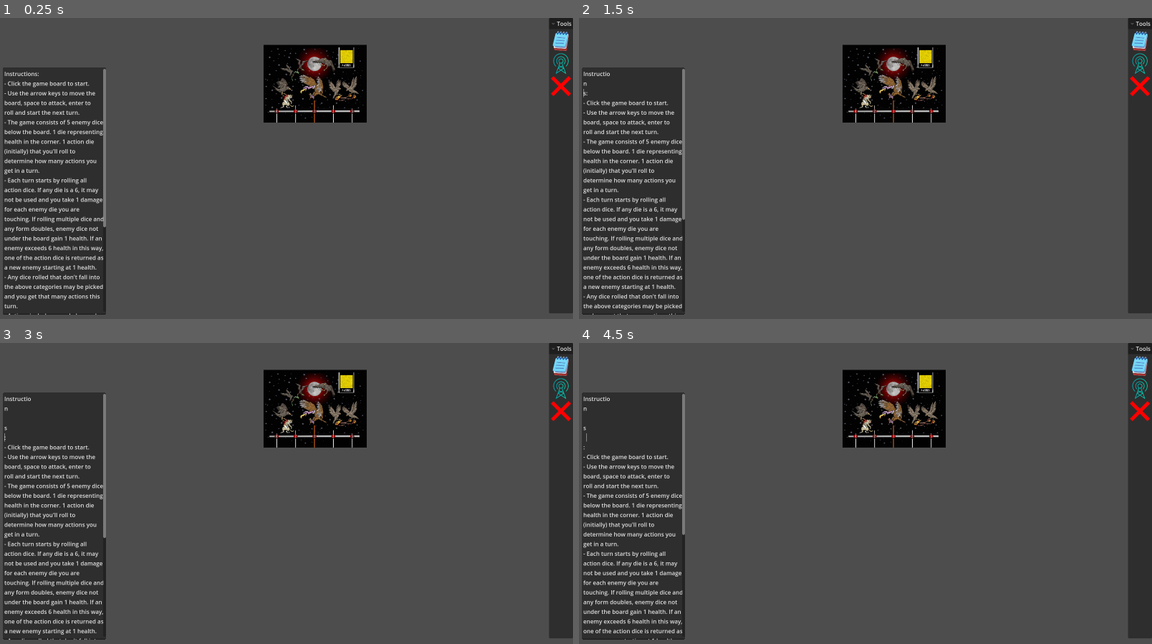
Above: before the commit, frames 1-4 (two rows, left to right).
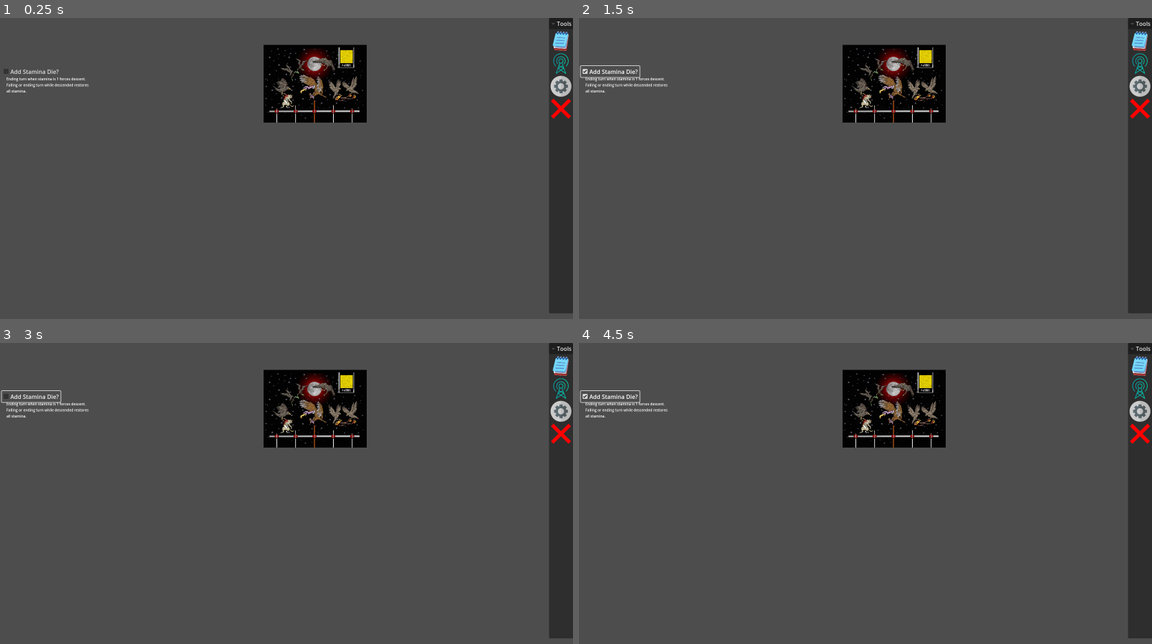
Above: after the commit, the same moments.

Repository: bcgardner2012/multipane
Game: Godot game, scene res://scenes/carrion_eater_game.tscn
Two runs of this game, one before a commit and one after it. Both use one fixed random seed, a clock stepped at 60 frames per second and the inputs below. This scene is started directly instead of the project's main scene.
Inputs (mouse positions are in pixels of both pictures, inside the frame that each line leads up to):
- Up to frame 1 (0.25 s): no input
- Up to frame 2 (1.5 s): click (607, 72) at 0.5 s, where only the run after the commit has a clickable "Add Stamina Die?"; tap Enter (roll) at 1.25, 1.35 s; move the mouse to (991, 165) at 1.27 s; hold Right (move_right) from 1.28 s (still down); click (991, 165) at 1.42 s
- Up to frame 3 (3 s): release Right (move_right) at 2 s; tap Space (attack) at 2 s; drag from (171, 523) to (257, 574) at 2.02 s; tap Enter (roll) at 2.75, 2.85 s; move the mouse to (343, 436) at 2.77 s; hold Right (move_right) from 2.78 s (still down)
- Up to frame 4 (4.5 s): release Right (move_right) at 3.5 s; tap Space (attack) at 3.5, 4.35 s; drag from (836, 574) to (693, 457) at 3.52 s; tap Enter (roll) at 4.25 s; move the mouse to (1037, 556) at 4.27 s; hold Left (move_left) from 4.28 s (still down)

The runs differ from the first frame. In frame 1, 14% of the frame differs, in the area x 0-100%, y 16-99%; in frame 2, 14%; in frame 3, 14%; in frame 4, 14%, in the area x 0-100%, y 15-99%.

Commit message:
add stamina option to carrion eater, fix bug in lose message

Diff:
--- a/scenes/carrion_eater_game.tscn
+++ b/scenes/carrion_eater_game.tscn
@@ -8,9 +8,14 @@
 [ext_resource type="Texture2D" uid="uid://dwmumv4cnv7ft" path="res://assets/carrion/carrion.png" id="4_7tf21"]
 [ext_resource type="Script" uid="uid://b5liexi4o5qrg" path="res://scripts/notes.gd" id="4_to0pj"]
 [ext_resource type="PackedScene" uid="uid://b2vbyy4hg2ko7" path="res://scenes/d6.tscn" id="5_kt5e3"]
+[ext_resource type="Texture2D" uid="uid://b5du84ehm1i8u" path="res://assets/gear_icon.png" id="5_yg6yn"]
 [ext_resource type="Script" uid="uid://v8c5ca1q0px6" path="res://scripts/carrion_eater_enemy_dice.gd" id="6_gk5xa"]
 [ext_resource type="Script" uid="uid://b5bmii10aenne" path="res://scripts/carrion_eater_action_dice.gd" id="7_jwbty"]
 [ext_resource type="Script" uid="uid://de6jvksu6qbfp" path="res://scripts/carrion_eater_warnings_holder.gd" id="10_r5cpu"]
+[ext_resource type="Script" uid="uid://cihsein2v18yv" path="res://scripts/carrion_eater_settings.gd" id="12_u774g"]
+
+[sub_resource type="LabelSettings" id="LabelSettings_yg6yn"]
+font_size = 10
 
 [sub_resource type="LabelSettings" id="LabelSettings_r5cpu"]
 font_size = 24
@@ -24,12 +29,14 @@
 grow_vertical = 2
 script = ExtResource("1_5og6f")
 
-[node name="CarrionEaterGamePlayer" type="Node" parent="." node_paths=PackedStringArray("enemy_dice_node", "action_dice_node", "health_die", "board")]
+[node name="CarrionEaterGamePlayer" type="Node" parent="." node_paths=PackedStringArray("enemy_dice_node", "action_dice_node", "health_die", "stamina_die", "board", "settings")]
 script = ExtResource("1_ikda2")
 enemy_dice_node = NodePath("../PlayArea/MotionAnchor/EnemyDice")
 action_dice_node = NodePath("../PlayArea/MotionAnchor/Board/ActionDice")
 health_die = NodePath("../PlayArea/MotionAnchor/Board/HealthDie")
+stamina_die = NodePath("../PlayArea/MotionAnchor/Board/StaminaDie")
 board = NodePath("../PlayArea/MotionAnchor/Board")
+settings = NodePath("../Settings")
 
 [node name="Toolbar" type="FoldableContainer" parent="."]
 layout_mode = 1
@@ -57,6 +64,12 @@
 [node name="BroadcastTool" type="TextureRect" parent="Toolbar/VBoxContainer"]
 layout_mode = 2
 texture = ExtResource("2_to0pj")
+expand_mode = 4
+stretch_mode = 4
+
+[node name="SettingsTool" type="TextureRect" parent="Toolbar/VBoxContainer"]
+layout_mode = 2
+texture = ExtResource("5_yg6yn")
 expand_mode = 4
 stretch_mode = 4
 
@@ -105,6 +118,15 @@
 offset_right = 104.0
 offset_bottom = -61.0
 
+[node name="StaminaDie" parent="PlayArea/MotionAnchor/Board" instance=ExtResource("5_kt5e3")]
+visible = false
+modulate = Color(1, 0.74509805, 0, 1)
+layout_mode = 1
+offset_left = 33.0
+offset_top = -93.0
+offset_right = 65.0
+offset_bottom = -61.0
+
 [node name="ActionDice" type="Control" parent="PlayArea/MotionAnchor/Board" node_paths=PackedStringArray("action_die")]
 visible = false
 layout_mode = 1
@@ -256,6 +278,7 @@
 grow_horizontal = 1
 
 [node name="Notes" type="TextEdit" parent="."]
+visible = false
 layout_mode = 1
 anchors_preset = -1
 anchor_left = 0.005
@@ -306,6 +329,33 @@
 placeholder_text = "Add any notes here..."
 script = ExtResource("4_to0pj")
 
+[node name="Settings" type="Control" parent="."]
+layout_mode = 1
+anchor_left = 0.005
+anchor_top = 0.15
+anchor_right = 0.18
+anchor_bottom = 0.9
+script = ExtResource("12_u774g")
+
+[node name="AddStaminaCheckBox" type="CheckBox" parent="Settings"]
+layout_mode = 1
+offset_left = -3.0
+offset_top = -4.0
+offset_right = 161.0
+offset_bottom = 27.0
+text = "Add Stamina Die?"
+
+[node name="AddStaminaDescription" type="Label" parent="Settings"]
+layout_mode = 0
+offset_left = 10.0
+offset_top = 25.0
+offset_right = 229.0
+offset_bottom = 45.0
+text = "Ending turn when stamina is 1 forces descent.
+Falling or ending turn while descended restores
+all stamina."
+label_settings = SubResource("LabelSettings_yg6yn")
+
 [node name="WarningsHolder" type="Control" parent="."]
 layout_mode = 1
 anchors_preset = 5
@@ -351,11 +401,15 @@
 horizontal_alignment = 1
 
 [connection signal="multiple_dice_rolled" from="CarrionEaterGamePlayer" to="WarningsHolder" method="_on_carrion_eater_game_player_multiple_dice_rolled"]
+[connection signal="player_lost" from="CarrionEaterGamePlayer" to="WarningsHolder" method="_on_carrion_eater_game_player_player_lost"]
 [connection signal="player_won" from="CarrionEaterGamePlayer" to="WarningsHolder" method="_on_carrion_eater_game_player_player_won"]
 [connection signal="gui_input" from="Toolbar/VBoxContainer/NotesTool" to="Notes" method="_on_notes_tool_gui_input"]
 [connection signal="gui_input" from="Toolbar/VBoxContainer/BroadcastTool" to="." method="_on_broadcast_tool_gui_input"]
+[connection signal="gui_input" from="Toolbar/VBoxContainer/SettingsTool" to="Notes" method="_on_settings_tool_gui_input"]
+[connection signal="gui_input" from="Toolbar/VBoxContainer/SettingsTool" to="Settings" method="_on_settings_tool_gui_input"]
 [connection signal="gui_input" from="Toolbar/VBoxContainer/CloseTool" to="." method="_on_close_tool_gui_input"]
 [connection signal="gui_input" from="PlayArea/MotionAnchor/Board" to="CarrionEaterGamePlayer" method="_on_board_gui_input"]
+[connection signal="gui_input" from="PlayArea/MotionAnchor/Board" to="Settings" method="_on_board_gui_input"]
 [connection signal="action_die_selected" from="PlayArea/MotionAnchor/Board/ActionDice" to="CarrionEaterGamePlayer" method="_on_action_dice_action_die_selected"]
 [connection signal="action_die_selected" from="PlayArea/MotionAnchor/Board/ActionDice" to="WarningsHolder" method="_on_action_dice_action_die_selected"]
 [connection signal="duplicates_rolled" from="PlayArea/MotionAnchor/Board/ActionDice" to="CarrionEaterGamePlayer" method="_on_action_dice_duplicates_rolled"]
@@ -366,3 +420,4 @@
 [connection signal="left_clicked" from="PlayArea/MotionAnchor/Board/ActionDice/D6_4" to="PlayArea/MotionAnchor/Board/ActionDice" method="_on_d_6_left_clicked"]
 [connection signal="left_clicked" from="PlayArea/MotionAnchor/Board/ActionDice/D6_5" to="PlayArea/MotionAnchor/Board/ActionDice" method="_on_d_6_left_clicked"]
 [connection signal="do_respawn" from="PlayArea/MotionAnchor/EnemyDice" to="CarrionEaterGamePlayer" method="_on_enemy_dice_do_respawn"]
+[connection signal="toggled" from="Settings/AddStaminaCheckBox" to="Settings" method="_on_add_stamina_check_box_toggled"]
--- a/scripts/carrion_eater_action_dice.gd
+++ b/scripts/carrion_eater_action_dice.gd
@@ -47,11 +47,6 @@
 		six_rolled.emit()
 	if _duplicates.size() > 0:
 		duplicates_rolled.emit(IntArrayHelper.dedupe(_duplicates))
-
-	var dbg = ""
-	for i in seen_numbers:
-		dbg += str(i)
-	print(dbg)
 	return seen_numbers
 
 func _show_action_die_only() -> void:
--- a/scripts/carrion_eater_game_pane.gd
+++ b/scripts/carrion_eater_game_pane.gd
@@ -1,6 +1,7 @@
 extends GamePane
 class_name CarrionEaterGamePane
 
+signal player_fell()
 signal player_damaged(health: int)
 signal player_attacked() # as in player did the attack
 signal player_moved()
--- a/scripts/carrion_eater_game_player.gd
+++ b/scripts/carrion_eater_game_player.gd
@@ -44,7 +44,9 @@
 @export var enemy_dice_node: CarrionEaterEnemyDice
 @export var action_dice_node: CarrionEaterActionDice
 @export var health_die: D6
+@export var stamina_die: D6
 @export var board: Control
+@export var settings: CarrionEaterSettings
 
 const X_MOTION_DELTA = 52 # pixels, enemy dice are this far apart
 const Y_MOTION_DELTA = 104 # pixels, difference between ascend/descend poses
@@ -72,6 +74,8 @@
 	# re-rolling should always be possible
 	# the rules say nothing about when you can end your turn and start the next
 	if Input.is_action_just_pressed("roll") and action_dice_node.count <= 5:
+		_change_stamina()
+
 		if _rolls.size() > 1:
 			for die in _rolls:
 				if _die_unused(die):
@@ -127,6 +131,21 @@
 		_do_attack()
 		_decrement_remaining_actions()
 
+# not part of the original game rules, toggled via a setting
+# do this before rolling dice so player could take damage from falling
+func _change_stamina() -> void:
+	if settings.is_stamina_enabled:
+		if _is_ascended:
+			if stamina_die.value == 1:
+				board.position += _y_motion_delta
+				_is_ascended = false
+				stamina_die.set_value(6)
+				_signals.player_fell.emit()
+			else:
+				stamina_die.decrement()
+		else:
+			stamina_die.set_value(6)
+
 func _die_unused(die: int) -> bool:
 	return not IntArrayHelper.contains(_duplicates, die) and die != 6 and _original_action_die_value != die
 
@@ -163,6 +182,10 @@
 	_action_die = action_dice_node.action_die
 	_remaining_actions = _action_die.value
 
+	if settings.is_stamina_enabled:
+		stamina_die.visible = true
+		stamina_die.set_value(6)
+
 
 func _on_action_dice_six_rolled() -> void:
 	if not _is_ascended:
@@ -171,8 +194,10 @@
 			if enemy_dice_node.get_child(i).visible:
 				delta += 1
 
+		print(str(delta))
 		if delta >= health_die.value:
 			# game over
+			print("Game Over")
 			player_lost.emit()
 			_signals.player_killed.emit()
 		else:
--- a/scripts/carrion_eater_game_plug.gd
+++ b/scripts/carrion_eater_game_plug.gd
@@ -12,16 +12,15 @@
 
 # Improvements:
 # Include enemy index. Which enemy healed, and have images unique to that index
-# Include amount of damage player took. More damage shows more severe images.
 # Track how many times in a row player moved. More points spent on movement
 # could show more "heroic" flight images (taking off, floating, superman pose)
 # Track direction of movement. Move down could show hero-landing.
 # Include number of action dice. There are underbelly riding images.
-# Include player health. Movement could reflect some sort of transformation.
 
 const PLAYER_MOVED_DIR = "player_moved"
 const PLAYER_DAMAGED_DIR = "player_damage"
 const PLAYER_ATTACK_DIR = "player_attack"
+const PLAYER_FELL_DIR = "player_fell"
 
 var health: int = 6
 
@@ -57,3 +56,8 @@
 
 func on_player_won() -> void:
 	portrait.try_load_random_image_from_subdir("player_won")
+
+func on_player_fell() -> void:
+	var dir = PLAYER_FELL_DIR + "/" + str(health)
+	if !portrait.try_load_random_image_from_subdir(dir):
+		portrait.try_load_random_image_from_subdir(PLAYER_FELL_DIR)
--- /dev/null
+++ b/scripts/carrion_eater_settings.gd
@@ -0,0 +1,14 @@
+extends Settings
+class_name CarrionEaterSettings
+
+# shouldn't do static, closing and reopening could screw with state
+var is_stamina_enabled: bool
+
+func _on_add_stamina_check_box_toggled(toggled_on: bool) -> void:
+	is_stamina_enabled = toggled_on
+
+
+func _on_board_gui_input(event: InputEvent) -> void:
+	if ClickHelper.is_left_click(event):
+		visible = false
+		game_in_progress = true
--- a/scripts/carrion_eater_warnings_holder.gd
+++ b/scripts/carrion_eater_warnings_holder.gd
@@ -3,8 +3,11 @@
 
 const INSTRUCTION_TTL = 30.0
 
+var _lost: bool = false
+
 func _on_carrion_eater_game_player_multiple_dice_rolled() -> void:
-	_show_warning($SelectActionDie, INSTRUCTION_TTL)
+	if not _lost:
+		_show_warning($SelectActionDie, INSTRUCTION_TTL)
 
 
 func _on_action_dice_action_die_selected() -> void:
@@ -13,3 +16,8 @@
 
 func _on_carrion_eater_game_player_player_won() -> void:
 	_show_warning($PlayerWon)
+
+
+func _on_carrion_eater_game_player_player_lost() -> void:
+	_lost = true
+	_show_warning($PlayerLost)
--- a/scripts/pane.gd
+++ b/scripts/pane.gd
@@ -96,6 +96,7 @@
 		cegp.enemy_respawned.connect($CarrionEaterGamePlug.on_enemy_respawned)
 		cegp.player_attacked.connect($CarrionEaterGamePlug.on_player_attacked)
 		cegp.player_damaged.connect($CarrionEaterGamePlug.on_player_damaged)
+		cegp.player_fell.connect($CarrionEaterGamePlug.on_player_fell)
 		cegp.player_killed.connect($CarrionEaterGamePlug.on_player_killed)
 		cegp.player_moved.connect($CarrionEaterGamePlug.on_player_moved)
 		cegp.player_won.connect($CarrionEaterGamePlug.on_player_won)
--- /dev/null
+++ b/scripts/settings.gd
@@ -0,0 +1,10 @@
+extends Control
+class_name Settings
+
+# The only thing really shared is response to the gear icon click.
+
+var game_in_progress: bool
+
+func _on_settings_tool_gui_input(event: InputEvent) -> void:
+	if ClickHelper.is_left_click(event) and not game_in_progress:
+		visible = !visible
--- a/scripts/zombie_dice_settings.gd
+++ b/scripts/zombie_dice_settings.gd
@@ -1,4 +1,4 @@
-extends Control
+extends Settings
 class_name ZombieDiceSettings
 
 enum ZombieDiceLoseCondition {
@@ -14,8 +14,6 @@
 
 @export var injury_label: Label
 @export var bullets_label: Label
-
-var game_in_progress: bool
 
 func _on_brain_count_setting_value_changed(value: float) -> void:
 	win_condition_brain_count = value as int
@@ -40,11 +38,6 @@
 	lose_condition_count = value as int
 
 
-func _on_settings_tool_gui_input(event: InputEvent) -> void:
-	if ClickHelper.is_left_click(event) and not game_in_progress:
-		visible = !visible
-
-
 func _on_human_deck_start_game() -> void:
 	game_in_progress = true
 	visible = false
Not shown: 1 places in scenes/carrion_eater_game.tscn that only renumber resources
Not shown, added: scripts/carrion_eater_settings.gd.uid
Not shown, added: scripts/settings.gd.uid
